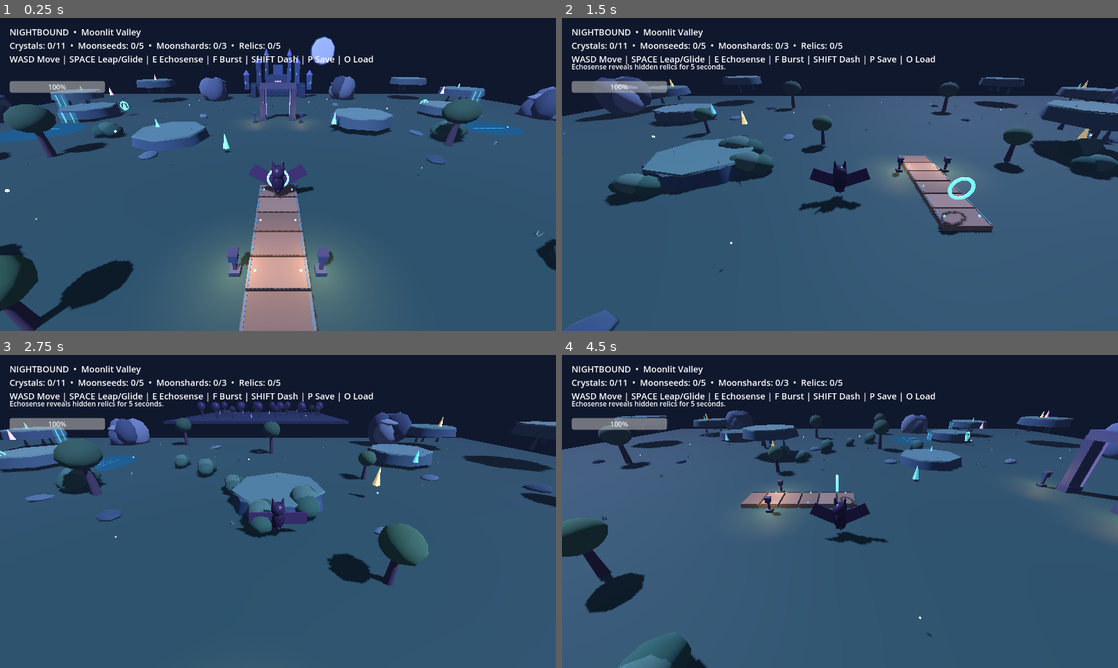
Above: before the commit, frames 1-4 (two rows, left to right).
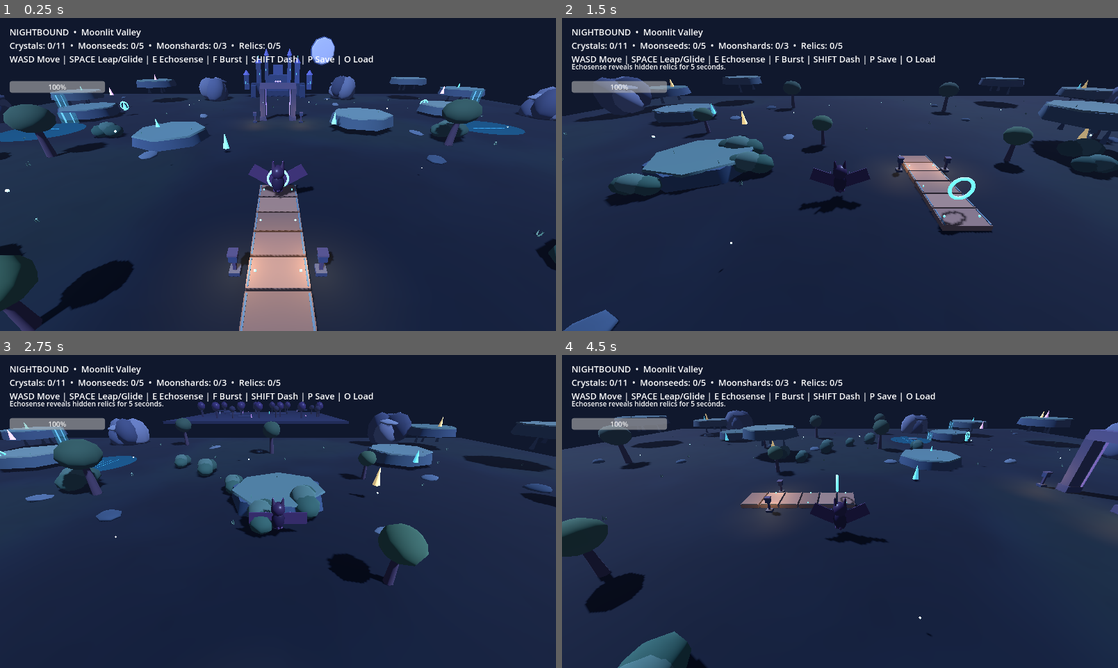
Above: after the commit, the same moments.

Repository: Dynamon91/nightbound
Game: Godot game, scene res://scenes/main.tscn
Same seed, same stepped clock (60 frames per second), same inputs: the game is played once before the commit and once after it.
Inputs:
- Up to frame 1 (0.25 s): no input
- Up to frame 2 (1.5 s): hold D (move_right) 0.53-1.28 s; tap F (burst) at 0.6 s; tap Space (jump) at 0.77 s; hold S (move_back) from 1.28 s (still down); tap E (echosense) at 1.35 s
- Up to frame 3 (2.75 s): tap Space (jump) at 1.52 s; release S (move_back) at 2.03 s; hold D (move_right) from 2.03 s (still down); tap Shift (shadow_dash) at 2.1 s
- Up to frame 4 (4.5 s): release D (move_right) at 2.78 s; hold W (move_forward) 2.78-3.53 s; tap F (burst) at 2.85 s; tap Space (jump) at 3.02, 3.77 s; hold A (move_left) from 3.53 s (still down); tap E (echosense) at 3.6 s; tap Shift (shadow_dash) at 4.35 s

The runs differ from the first frame. In frame 1, 59% of the frame differs, in the area x 0-100%, y 24-100%; in frame 2, 62%; in frame 3, 63%; in frame 4, 66%, in the area x 0-100%, y 23-100%.

Commit message:
art: add procedural moss and stone variation to moonlit ground

Diff:
--- a/scripts/main.gd
+++ b/scripts/main.gd
@@ -389,6 +389,52 @@
 		bloom_material.emission_enabled=true
 		bloom_material.emission=Color("#82d9e8")
 		bloom_material.emission_energy_multiplier=.65
+func apply_moonlit_ground_material(ground:MeshInstance3D)->void:
+	# World-space procedural mottling gives the broad ground plane layered moss/stone variation.
+	var ground_shader:=Shader.new()
+	ground_shader.code="""shader_type spatial;
+	render_mode diffuse_burley, specular_schlick_ggx;
+	varying vec3 v_world_position;
+	float hash21(vec2 p) {
+		p = fract(p * vec2(123.34, 456.21));
+		p += dot(p, p + 45.32);
+		return fract(p.x * p.y);
+	}
+	float value_noise(vec2 p) {
+		vec2 cell = floor(p);
+		vec2 f = fract(p);
+		f = f * f * (3.0 - 2.0 * f);
+		float a = hash21(cell);
+		float b = hash21(cell + vec2(1.0, 0.0));
+		float c = hash21(cell + vec2(0.0, 1.0));
+		float d = hash21(cell + vec2(1.0, 1.0));
+		return mix(mix(a, b, f.x), mix(c, d, f.x), f.y);
+	}
+	void vertex() {
+		v_world_position = (MODEL_MATRIX * vec4(VERTEX, 1.0)).xyz;
+	}
+	void fragment() {
+		vec2 p = v_world_position.xz;
+		float broad = value_noise(p * 0.075);
+		float mid = value_noise(p * 0.24 + vec2(13.0, 7.0));
+		float fine = value_noise(p * 0.82 + vec2(4.0, 19.0));
+		float moss_mask = smoothstep(0.28, 0.74, broad * 0.72 + mid * 0.28);
+		float stone_speckle = smoothstep(0.59, 0.86, fine);
+		vec3 deep_stone = vec3(0.035, 0.080, 0.125);
+		vec3 blue_stone = vec3(0.075, 0.145, 0.195);
+		vec3 moss = vec3(0.065, 0.145, 0.125);
+		vec3 color = mix(deep_stone, blue_stone, moss_mask * 0.72);
+		color = mix(color, moss, smoothstep(0.38, 0.76, broad) * 0.58);
+		color = mix(color, color * vec3(0.68, 0.76, 0.80), stone_speckle * 0.19);
+		ALBEDO = color;
+		ROUGHNESS = 0.94;
+		METALLIC = 0.0;
+	}
+	"""
+	var ground_material:=ShaderMaterial.new()
+	ground_material.shader=ground_shader
+	ground.material_override=ground_material
+
 func build_valley_ground_detail()->void:
 	# Keep a clear central traversal corridor while adding foreground and side-plane texture.
 	var rock_colors:Array[Color]=[Color("#435968"),Color("#536979"),Color("#384d5e"),Color("#617582")]
@@ -421,7 +467,8 @@
 	build_motes(0,24,38,Color("#9ce9d9"))
 	var w:=WorldEnvironment.new(); var e:=Environment.new(); e.background_mode=Environment.BG_COLOR; e.background_color=Co …(270 unchanged characters)…
 	var light:=DirectionalLight3D.new(); light.rotation_degrees=Vector3(-48,-32,0); light.light_color=Color("#b8ccff"); light.light_energy=1.15; light.shadow_enabled=true; add_child(light)
-	box(Vector3(0,-.5,0),Vector3(100,1,100),Color("#2f4d49"),true)
+	var main_ground:=box(Vector3(0,-.5,0),Vector3(100,1,100),Color("#2f4d49"),true)
+	apply_moonlit_ground_material(main_ground)
 	var platform_positions:Array[Vector3]=[Vector3(-12,.4,-9),Vector3(11,1.2,-14),Vector3(17,.4,9),Vector3(-17,3.2,13),Vec …(225 unchanged characters)…
 	for platform_index in range(platform_positions.size()):
 		plateau(platform_positions[platform_index],Vector3(8,1.2,8),platform_index)
